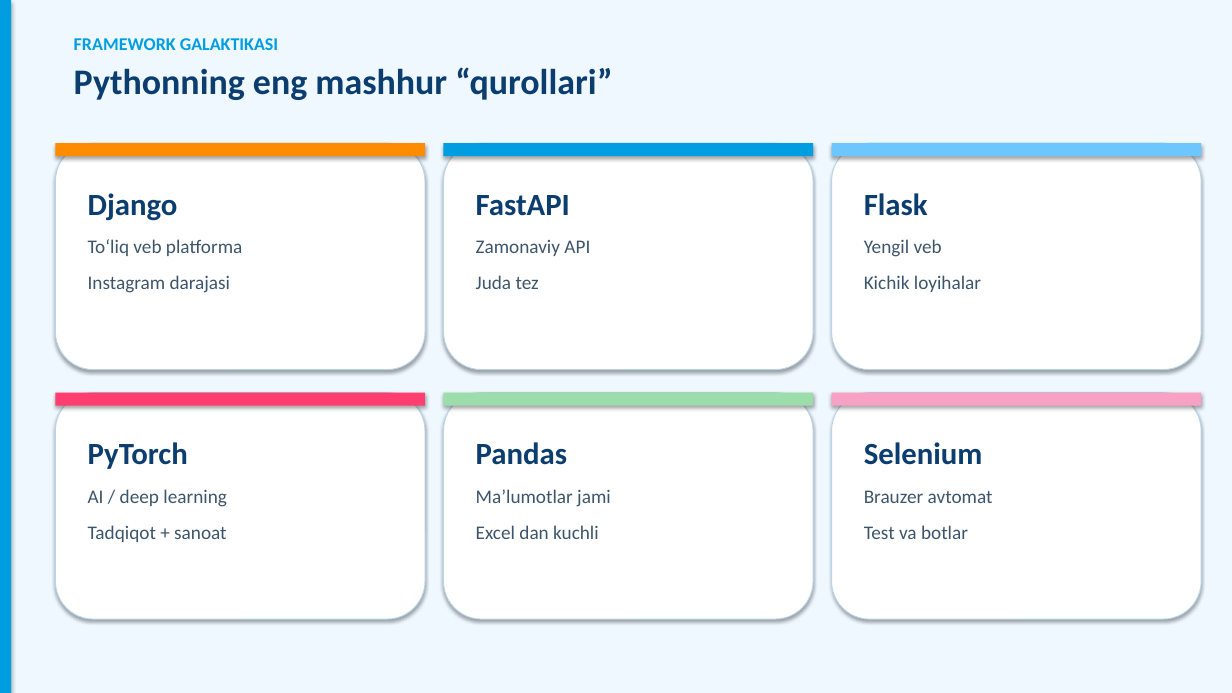
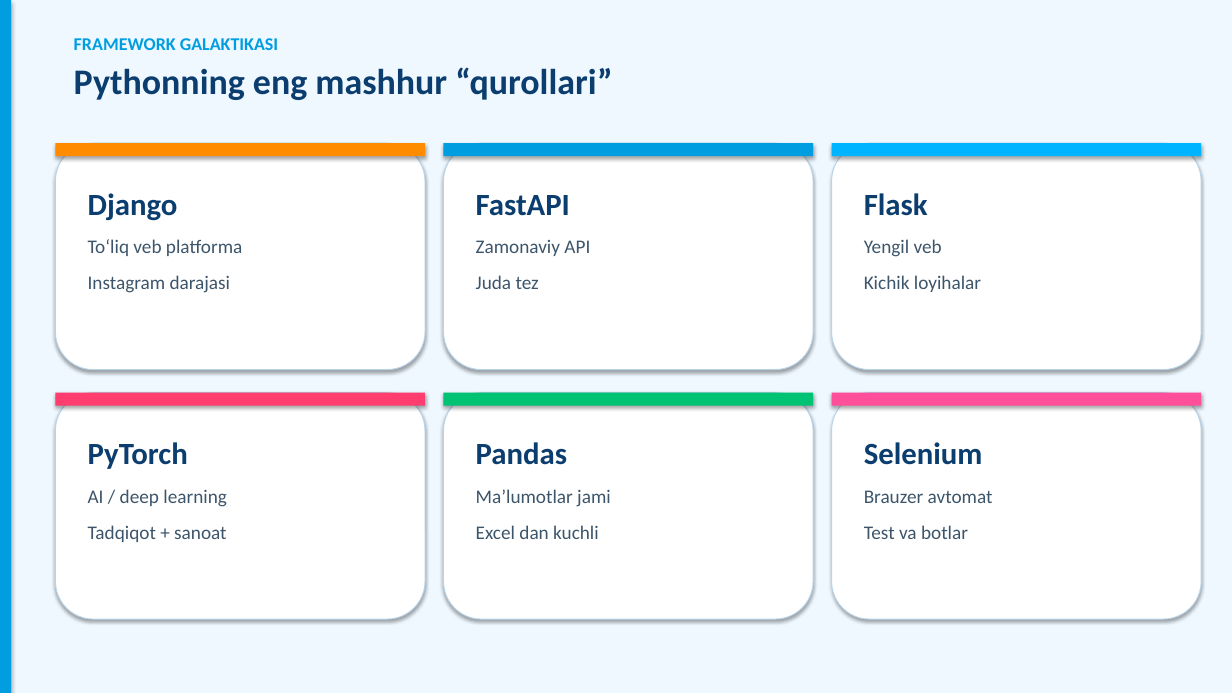
Before and after one commit to DilshodZokirov/bgalaxy-app, a slide deck: slide 8 of python-prezentatsiya/Python-Django-Vaaav.pptx. Drawn at 1232x693 pixels with LibreOffice and Linux fonts; fonts in the diff are those of the drawing. Boxes give left, top, right and bottom in pixels: in the first picture for what was removed or moved away, otherwise in the second. Text is boxed around its words. In the diff, an @@ line names an element or a change of style, - is before the commit and + after.

```diff
--- a/python-prezentatsiya/Python-Django-Vaaav.pptx
+++ b/python-prezentatsiya/Python-Django-Vaaav.pptx
@@ rectangle at (832, 143, 1202, 156): fill #6EC6FF to #00B4FF @@
@@ rectangle at (444, 393, 813, 406): fill #9BDEAC to #00C273 @@
@@ rectangle at (832, 393, 1202, 406): fill #F7A1C4 to #FF4F9A @@
```
Also in this commit, not shown: 2 other slides changed, 1 other file.
